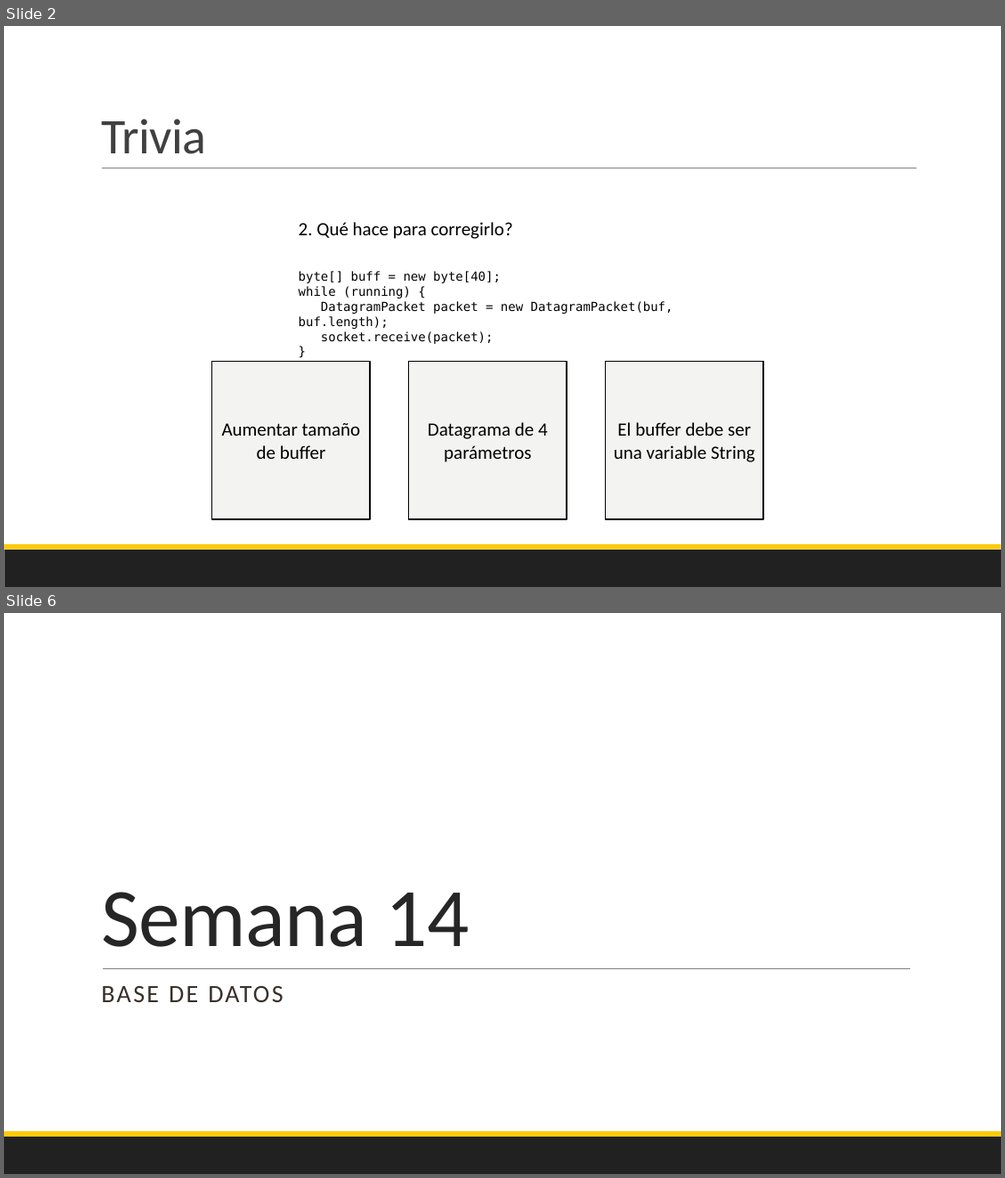
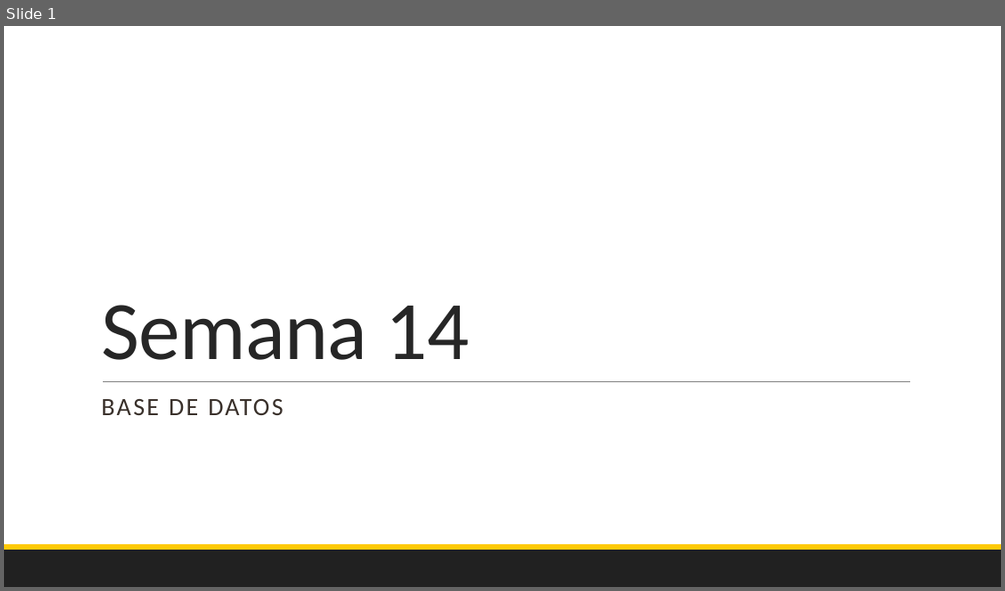
Before and after one commit to Domiciano/EcoApp201, a slide deck: Semana 14/PresentacionMartes.pptx. Shown one above the other, each under a label of ours: slides 2 and 6 before the commit, slide 1 after it; the slides between them are not shown. The pictures are 1005x1178 and 1005x591 pixels, drawn with LibreOffice and Linux fonts; fonts in the diff are those of the drawing. Boxes give left, top, right and bottom in pixels: in the first picture for what was removed or moved away, otherwise in the second. Text is boxed around its words. In the diff, an @@ line names an element or a change of style, - is before the commit and + after.

```diff
--- a/Semana 14/PresentacionMartes.pptx
+++ b/Semana 14/PresentacionMartes.pptx
@@ slide 2 removed at (x1=4, y1=26, x2=1001, y2=587), background #FFFFFF; not listed: 2 template elements that a slide beside it also shows @@
@@ title removed at (x1=101, y1=119, x2=206, y2=154) @@
-Trivia
@@ line removed from (102, 168) to (917, 168) @@
@@ text removed at (x1=299, y1=222, x2=513, y2=239) @@
-2. Qué hace para corregirlo?
@@ text removed at (x1=299, y1=271, x2=673, y2=344) @@
-byte[] buff = new byte[40];
-while (running) {
-DatagramPacket packet = new DatagramPacket(buf, buf.length);
-socket.receive(packet);
-}
@@ rectangle removed at (x1=212, y1=361, x2=370, y2=519) @@
-Aumentar tamaño de buffer
@@ rectangle removed at (x1=409, y1=361, x2=566, y2=519) @@
-Datagrama de 4 parámetros
@@ rectangle removed at (x1=606, y1=361, x2=763, y2=519) @@
-El buffer debe ser una variable String
@@ what was slide 6 is now slide 1 @@
```
Also in this commit, not shown: 7 slides added, 4 other slides removed, 3 other files.
